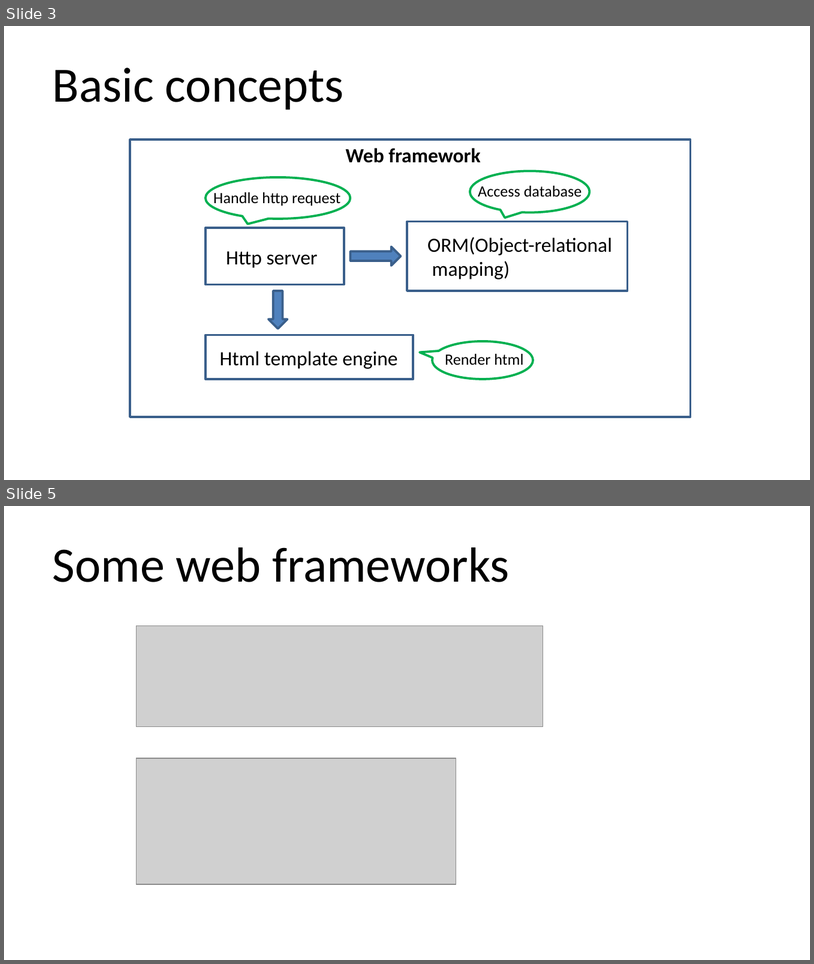
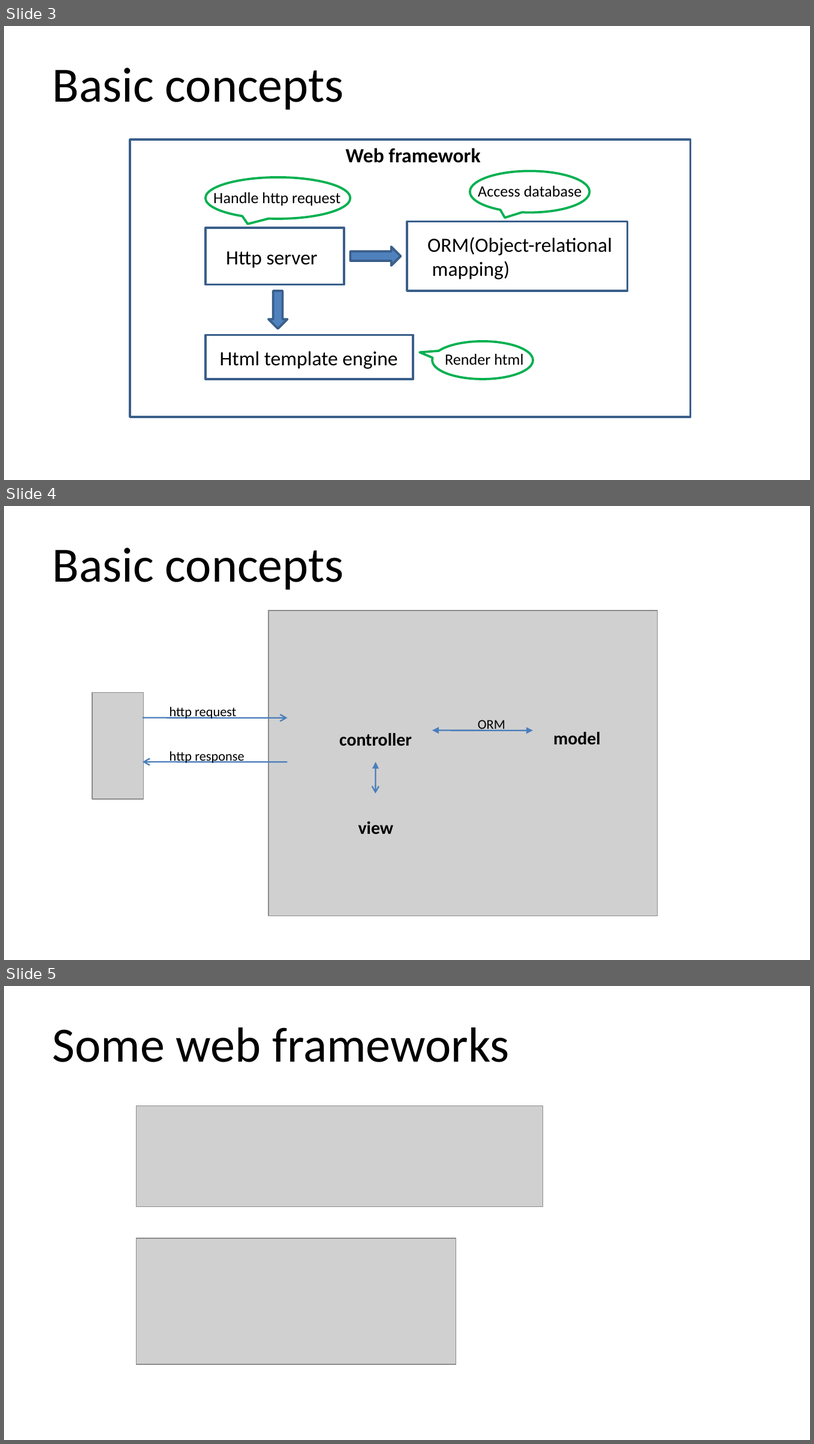
Before and after one commit to qicosmos/cppcon2018, a slide deck: cppcon2018.pptx. Shown one above the other, each under a label of ours: slides 3 and 5 before the commit, slides 3, 4 and 5 after it; the slides between them are not shown. The pictures are 814x964 and 814x1444 pixels, drawn with LibreOffice and Linux fonts; fonts in the diff are those of the drawing; grey boxes stand for pictures. Boxes give left, top, right and bottom in pixels: in the first picture for what was removed or moved away, otherwise in the second. Text is boxed around its words. In the diff, an @@ line names an element or a change of style, - is before the commit and + after.

```diff
--- a/cppcon2018.pptx
+++ b/cppcon2018.pptx
@@ slide 4 added at box(4, 506, 810, 960), background #FFFFFF @@
@@ title added at box(53, 547, 344, 590), 44 pt, text #000000 @@
+Basic concepts
@@ picture added at box(269, 611, 657, 916) @@
@@ picture added at box(92, 692, 144, 799) @@
@@ arrow added from (143, 717) to (288, 718), #4B7EBC 1.25 pt @@
@@ text added at box(170, 706, 236, 718), 12 pt, text #000000 @@
+http request
@@ text added at box(478, 720, 506, 731), 12 pt, text #000000 @@
+ORM
@@ text added at box(339, 733, 412, 746), 16 pt, text #000000, bold @@
+controller
@@ double arrow added from (432, 730) to (533, 730), #4B7EBC 1.25 pt @@
@@ text added at box(554, 732, 600, 745), 16 pt, text #000000, bold @@
+model
@@ text added at box(170, 751, 245, 763), 12 pt, text #000000 @@
+http response
@@ arrow added from (288, 762) to (143, 762), #4B7EBC 1.25 pt @@
@@ double arrow added from (376, 762) to (376, 793), #4B7EBC 1.25 pt @@
@@ text added at box(359, 821, 393, 834), 16 pt, text #000000, bold @@
+view
```
Also in this commit, not shown: 6 slides changed, 1 other slide added.
